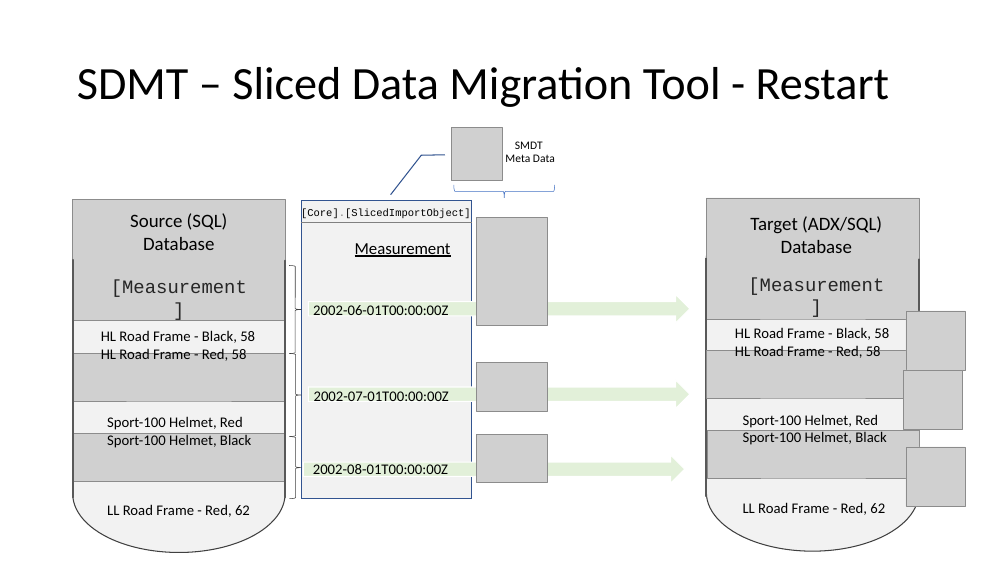
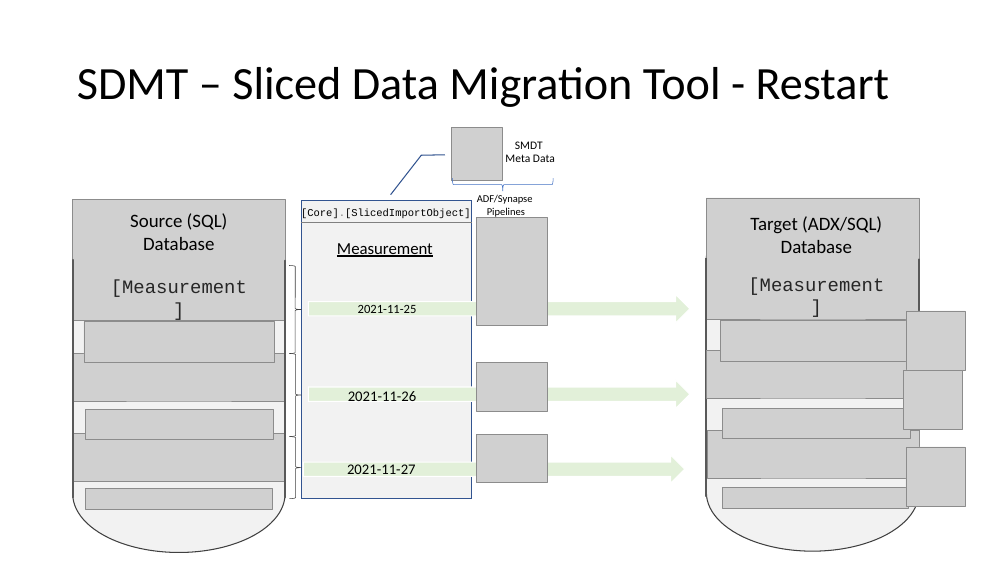
Before and after one commit to meinradweiss/SwissArmyKnife, a slide deck: slide 5 of docs/ADF_SynapsePipelines/PPT/SlicedDataMigrationToolbox.pptx. Drawn at 1008x567 pixels with LibreOffice and Linux fonts; fonts in the diff are those of the drawing; grey boxes stand for pictures. Boxes give left, top, right and bottom in pixels: in the first picture for what was removed or moved away, otherwise in the second. Text is boxed around its words. In the diff, an @@ line names an element or a change of style, - is before the commit and + after.

Commit message:
Test data samples added and documentation updated.

```diff
--- a/docs/ADF_SynapsePipelines/PPT/SlicedDataMigrationToolbox.pptx
+++ b/docs/ADF_SynapsePipelines/PPT/SlicedDataMigrationToolbox.pptx
@@ right brace: place and size @@
-right brace at (454,185,554,198)
+right brace at (452,178,553,191)
@@ text added at (477,194,533,218), 10 pt, text #000000 @@
+ADF/Synapse
+Pipelines
@@ text "Measurement": place and size @@
-text "Measurement" at (355,243,451,257)
+text "Measurement" at (337,243,433,257)
@@ text "Measurement" at (337,243,433,257): alignment left to centre @@
@@ picture added at (84,321,274,362) @@
@@ text at (358,305,417,313): text changed; size 14 to 12 pt @@
-2002-06-01T00:00:00Z
+2021-11-25
@@ picture added at (721,321,910,361) @@
@@ text removed at (735,327,889,358) @@
-HL Road Frame - Black, 58
-HL Road Frame - Red, 58
@@ text removed at (101,330,255,361) @@
-HL Road Frame - Black, 58
-HL Road Frame - Red, 58
@@ picture added at (85,410,274,439) @@
@@ text removed at (107,416,251,448) @@
-Sport-100 Helmet, Red
-Sport-100 Helmet, Black
@@ text at (348,391,417,401): text changed @@
-2002-07-01T00:00:00Z
+2021-11-26
@@ picture added at (722,409,910,439) @@
@@ text removed at (743,414,886,445) @@
-Sport-100 Helmet, Red
-Sport-100 Helmet, Black
@@ text at (347,464,416,474): text changed @@
-2002-08-01T00:00:00Z
+2021-11-27
@@ picture added at (85,488,272,509) @@
@@ text removed at (107,504,250,517) @@
-LL Road Frame - Red, 62
@@ picture added at (722,488,909,508) @@
@@ text removed at (743,502,885,515) @@
-LL Road Frame - Red, 62
```
Also in this commit, not shown: 4 other slides changed, 2 slides added, 6 other files.
